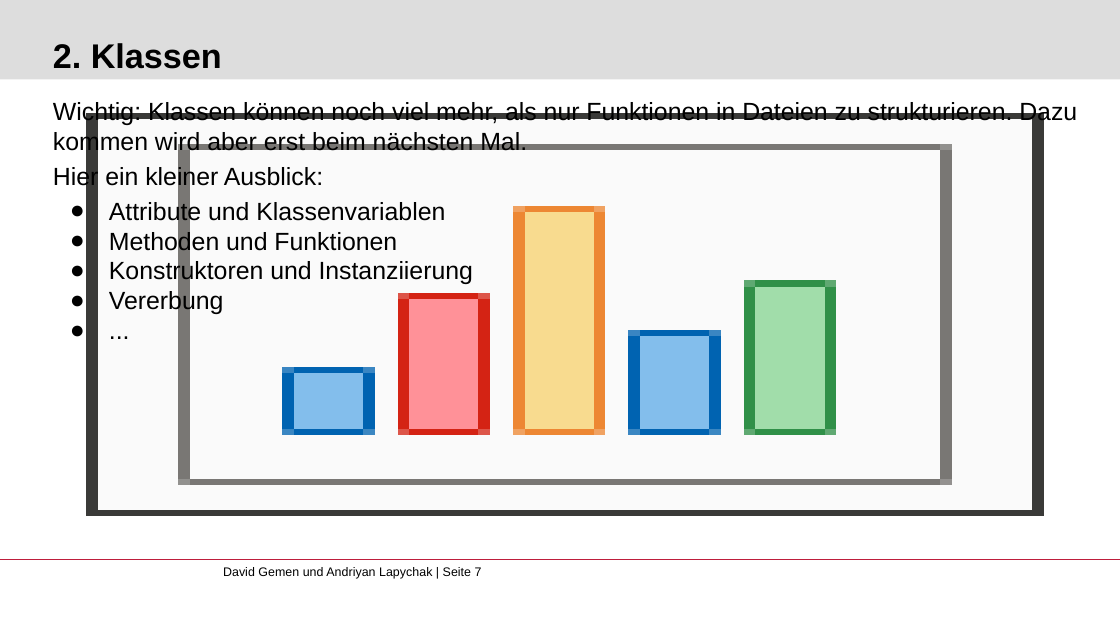
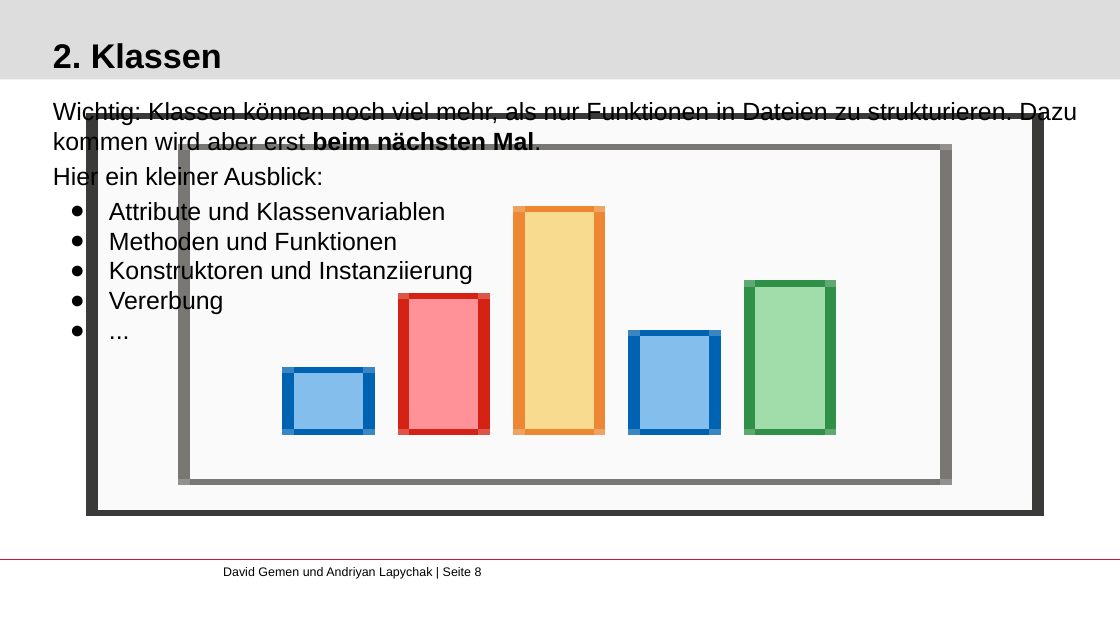
Before and after one commit to gemdav/Programmieren-1-Tutorium, a slide deck: slide 8 of slides/03_classes_packages_functions.pptx (slide 7 before the commit). Drawn at 1120x630 pixels with LibreOffice and Linux fonts; fonts in the diff are those of the drawing; background and template pictures are left out. Boxes give left, top, right and bottom in pixels: in the first picture for what was removed or moved away, otherwise in the second. Text is boxed around its words. In the diff, an @@ line names an element or a change of style, - is before the commit and + after.

```diff
--- a/slides/03_classes_packages_functions.pptx
+++ b/slides/03_classes_packages_functions.pptx
@@ text at box(53, 102, 1077, 156): bold on in "beim nächsten Mal." @@
@@ text at box(223, 567, 482, 579): text changed @@
-David Gemen und Andriyan Lapychak | Seite 7
+David Gemen und Andriyan Lapychak | Seite 8
```
Also in this commit, not shown: 5 other slides changed, 4 slides added, 1 slide removed, 8 other files.
